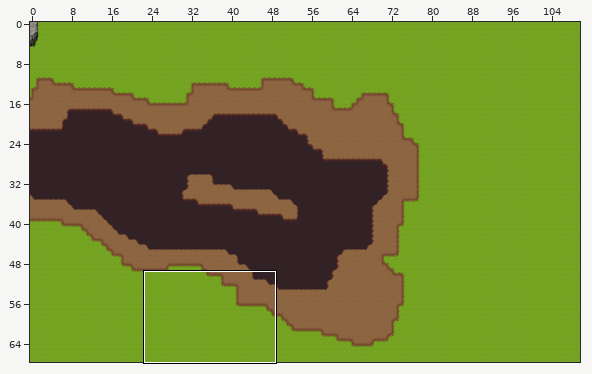
Two versions of a level (Tiled map (JSON), assets/maps/south-east.json). Above: a wide view before the commit, with the close-up outlined.
Close-up. Before:
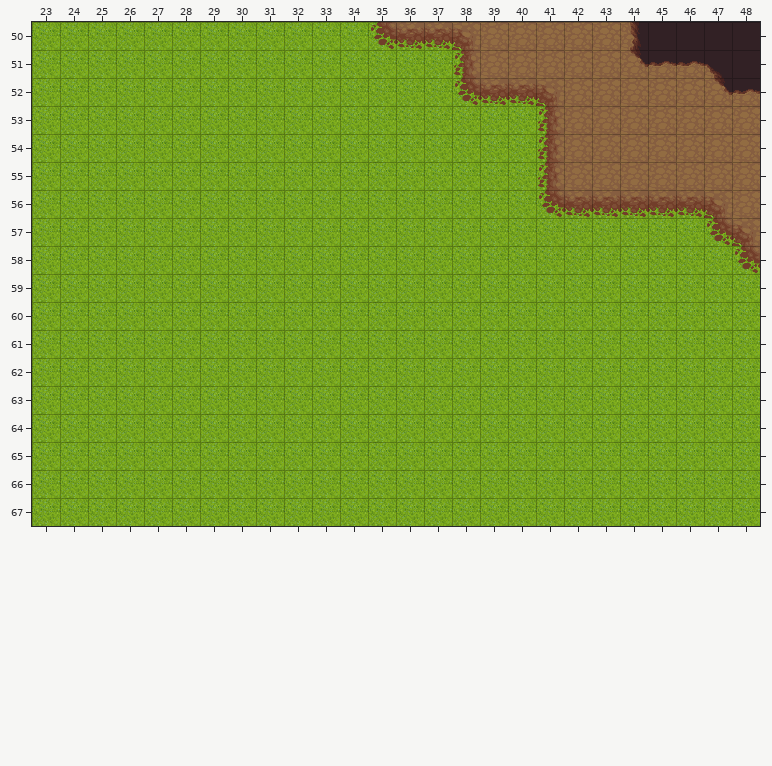
Cells are 32x32 px. Shown: x 23..48, y 50..67. The commit also changed other parts of the map, which this record leaves out.
Once edited:
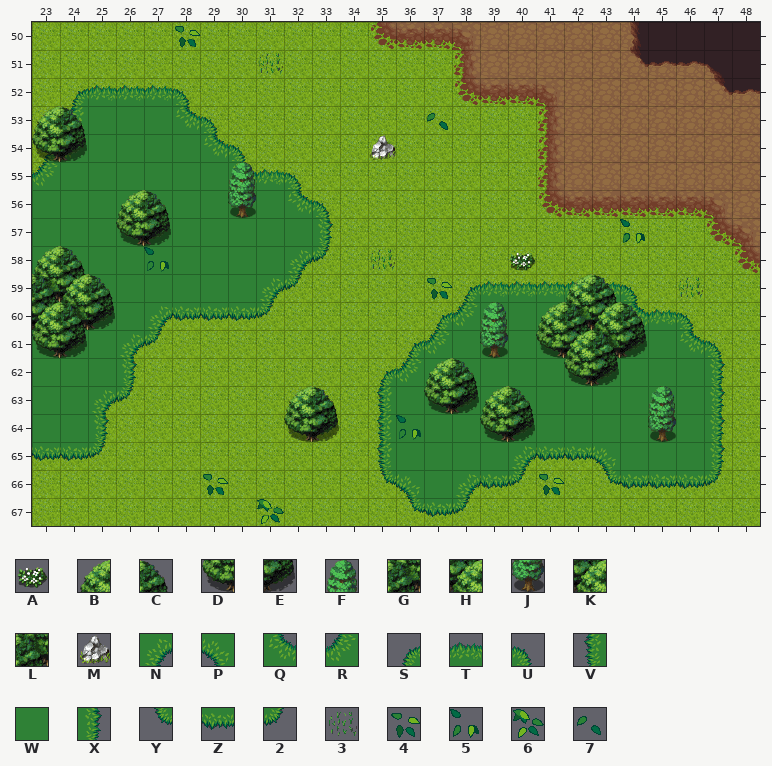
Key: from "freetileset": A 1348, B 1350, C 1351, D 1382, E 1383, F 1413, G 1414, H 1415, J 1445, K 1446, L 1447, M 1508; from "terrain": N 127, P 128, Q 148, R 149, S 168, T 169, U 170, V 189, W 190, X 191, Y 210, Z 211, 2 212, 3 246, 4 393, 5 414, 6 435, 7 456.
_ is an empty cell, . an unchanged one.
Diff:
--- layer "Ground2"
@@ x 23..47 @@
-52 ._____...................
-53 .______..................
-54 ________.................
-55 __________...............
-56 ___________..............
-57 ___________..............
-58 ___________..............
-59 __________....._______...
-60 _________.....__________.
-61 _____........____________
-62 ____........_____________
-63 ____........_____________
-64 ___........._____________
-65 ___........._____________
-66 ............______.._____
-67 .............___.........
+52 .STTTU...................
+53 .VWWWQU..................
+54 SRWWWWQU.................
+55 RWWWWWWQTU...............
+56 WWWWWWWWWQU..............
+57 WWWWWWWWWWX..............
+58 WWWWWWWWWN2..............
+59 WWWWWWWWN2.....STTTTTU...
+60 WWWWNZZZ2.....SRWWWWWQTU.
+61 WWWN2........SRWWWWWWWWQU
+62 WWWX........SRWWWWWWWWWWX
+63 WWN2........VWWWWWWWWWWWX
+64 WWX.........VWWWWWWWWWWWX
+65 ZZ2.........VWWWWNZZPWWWX
+66 ............YPWNZ2..YZZZ2
+67 .............YZ2.........
--- layer "Ground3"
@@ x 23..24 @@
-54 __
+54 DE
@@ x 26..30 @@
-56 ...._
-57 __...
+56 ....J
+57 DE...
@@ x 23..45 @@
-59 __.....................
-60 ___................__..
-61 __.............._.____.
-62 ...................__..
-63 ..............__.......
-64 .........__.....__...._
+59 GH.....................
+60 KLE................GH..
+61 DE..............J.DKLE.
+62 ...................DE..
+63 ..............DE.......
+64 .........DE.....DE....J
--- layer "Mask"
@@ x 28..31 @@
-50 _...
-51 ..._
+50 4...
+51 ...3
@@ x 35..37 @@
-53 .._
-54 _..
+53 ..7
+54 M..
@@ x 27..46 @@
-57 ................._..
-58 _......._...._......
-59 .........._........_
+57 .................5..
+58 5.......3....A......
+59 ..........4........3
@@ x 36..36 @@
-64 _
+64 5
@@ x 29..41 @@
-66 _..........._
-67 .._..........
+66 4...........4
+67 ..6..........
--- layer "Fringe"
@@ x 23..24 @@
-53 __
+53 BC
@@ x 26..30 @@
-55 ...._
-56 __...
+55 ....F
+56 BC...
@@ x 23..44 @@
-58 __....................
-59 .._................__.
-60 ................_._.._
+58 BC....................
+59 ..C................BC.
+60 ................F.B..C
@@ x 32..45 @@
-62 .....__.......
-63 __.....__...._
+62 .....BC.......
+63 BC.....BC....F
